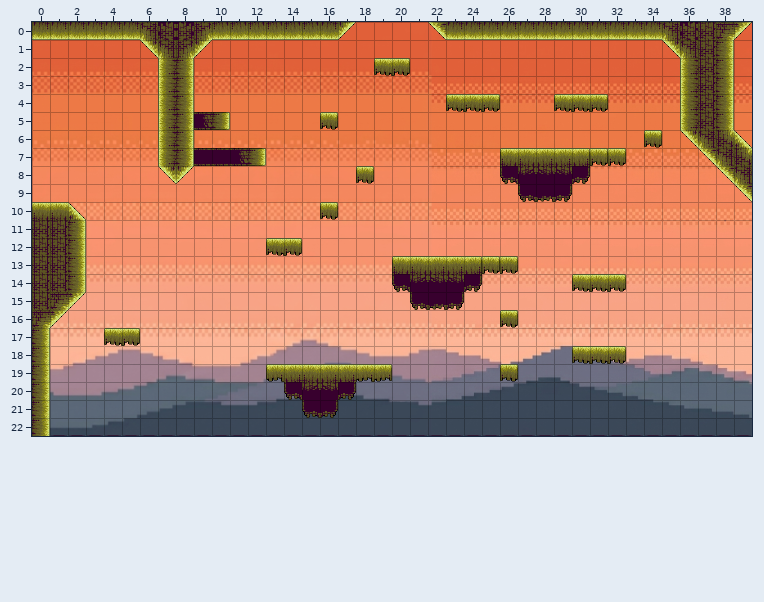
A Tiled map gets an edit: assets/Niveles/1-3.tmx. This is how it looked before the edit.
Cells are 32x32 px. Shown: x 0..39, y 0..22.
After the commit:
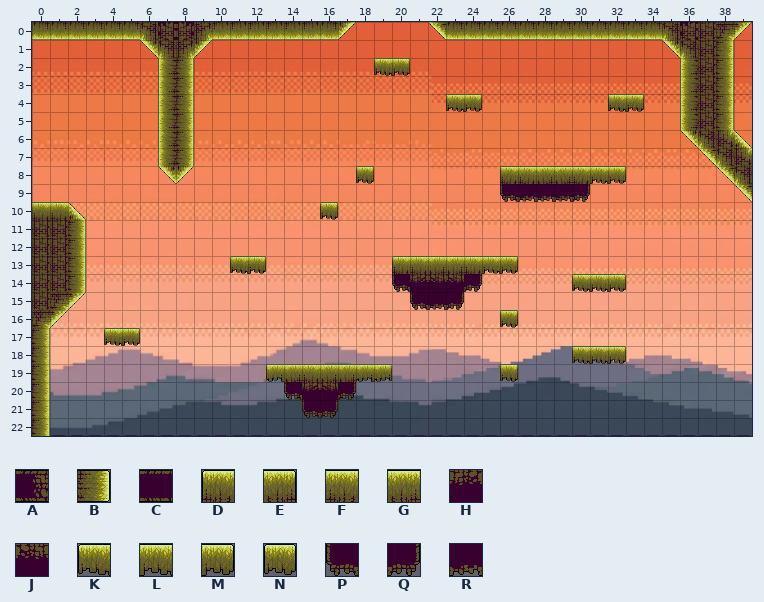
Key: from "Tileset_Cielo_girado": A 38 "Platform", B 39 "Platform", C 91 "Platform"; from "Tileset_cielo": D 0, E 0 flipped left-right, F 1, G 1 flipped left-right, H 13, J 13 flipped left-right, K 48, L 49, M 50, N 51, P 55, Q 55 flipped left-right, R 56.
_ is an empty cell.
What changed:
Layer "Platforms":
The edit turns tile P into tile D in row 8 at x 26.
The edit turns tile E into tile F in row 13 at x 24.
The edit turns tile H into tile F in row 8 at x 27.
The edit turns tile Q into tile F in row 8 at x 30.
The edit turns tile J into tile G in row 8 at x 28 to 29.
There is now tile K in row 4 at x 32; in row 13 at x 11.
The edit turns tile M into tile L in row 13 at x 25.
There is now tile L in row 8 at x 31.
The edit turns tile L into tile M in row 4 at x 24.
There is now tile M in row 4 at x 33; in row 8 at x 32; in row 13 at x 12.
There is now tile P in row 9 at x 26.
There is now tile Q in row 9 at x 30.
The edit turns tile P into tile R in row 9 at x 27.
The edit turns tile Q into tile R in row 9 at x 29.
Tile A is gone in row 5 at x 9; in row 7 at x 11.
Tile B is gone in row 5 at x 10; in row 7 at x 12.
Tile C is gone in row 7 at x 9 to 10.
Tile D is gone in row 7 at x 26.
Tile E is gone in row 7 at x 30.
Tile F is gone in row 7 at x 27.
Tile G is gone in row 7 at x 28 to 29.
Tile K is gone in row 4 at x 29; in row 12 at x 13.
Tile L is gone in row 4 at x 30.
Tile M is gone in row 4 at x 25 and 31; in row 7 at x 31 to 32; in row 12 at x 14.
Tile N is gone in row 5 at x 16; in row 6 at x 34.
